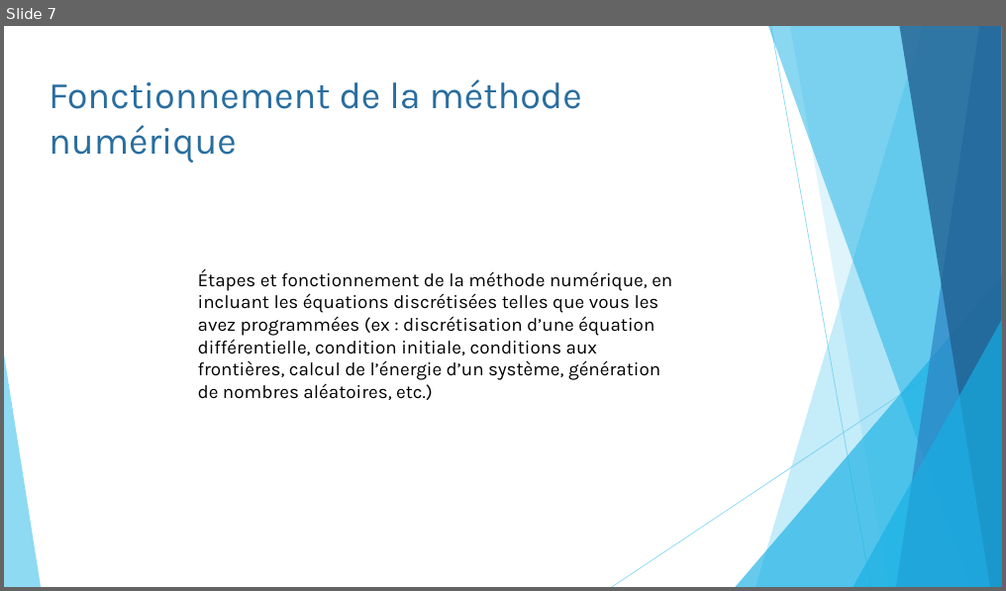
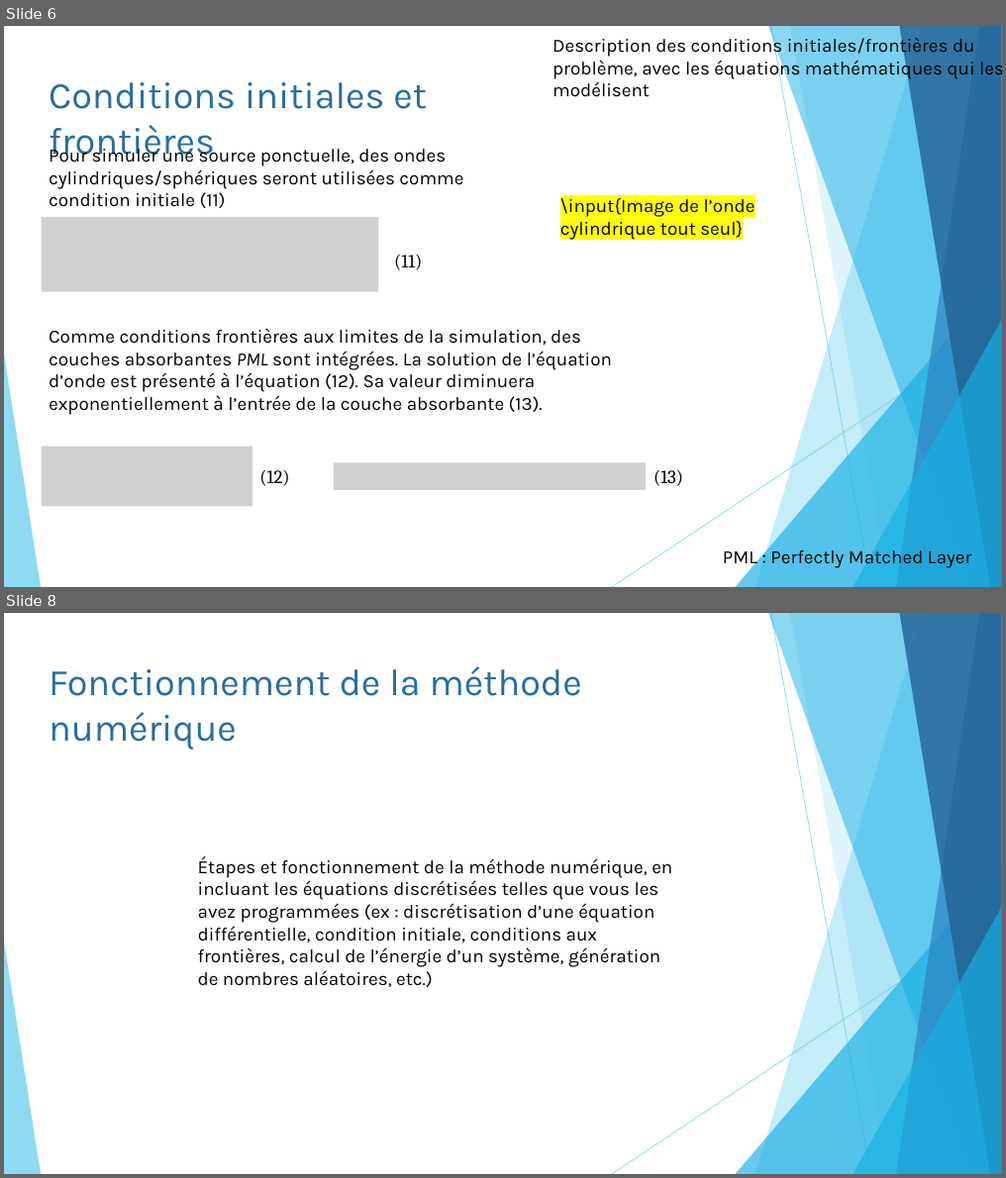
Before and after one commit to pierreluc-plt/ProjetSimulation, a slide deck: Oral/Présentation_Eq11.pptx. Shown one above the other, each under a label of ours: slide 7 before the commit, slides 6 and 8 after it; the slides between them are not shown. The pictures are 1006x591 and 1006x1178 pixels, drawn with LibreOffice and Linux fonts; fonts in the diff are those of the drawing; grey boxes stand for pictures. Boxes give left, top, right and bottom in pixels: in the first picture for what was removed or moved away, otherwise in the second. Text is boxed around its words. In the diff, an @@ line names an element or a change of style, - is before the commit and + after.

```diff
--- a/Oral/Présentation_Eq11.pptx
+++ b/Oral/Présentation_Eq11.pptx
@@ slide 6 added at [4,26,1002,587], background #FFFFFF; not listed: 10 template elements that a slide beside it also shows @@
@@ text added at [552,35,1002,97], 18 pt, text #000000 @@
+Description des conditions initiales/frontières du problème, avec les équations mathématiques qui les modélisent
@@ text added at [49,82,427,163], 36 pt, text #286D9F @@
+Conditions initiales et frontières
@@ text added at [49,145,463,208], 18 pt, text #000000 @@
+Pour simuler une source ponctuelle, des ondes cylindriques/sphériques seront utilisées comme condition initiale (11)
@@ text added at [560,198,755,241], 18 pt, text #000000 @@
+\input{Image de l’onde cylindrique tout seul}
@@ picture added at [42,217,378,291] @@
@@ text added at [394,254,422,271], 18 pt, text #000000 @@
+(11)
@@ text added at [49,328,612,415], 18 pt, text #000000 @@
+Comme conditions frontières aux limites de la simulation, des couches absorbantes PML sont intégrées. La solution de l’équation d’onde est présenté à l’équation (12). Sa valeur diminuera exponentiellement à l’entrée de la couche absorbante (13).
@@ picture added at [42,447,252,506] @@
@@ text added at [259,470,289,486], 18 pt, text #000000 @@
+(12)
@@ picture added at [334,464,646,491] @@
@@ text added at [653,470,683,486], 18 pt, text #000000 @@
+(13)
@@ text added at [723,547,972,570], 18 pt, text #000000 @@
+PML : Perfectly Matched Layer
@@ what was slide 7 is now slide 8 @@
```
Also in this commit, not shown: 2 slides changed.
